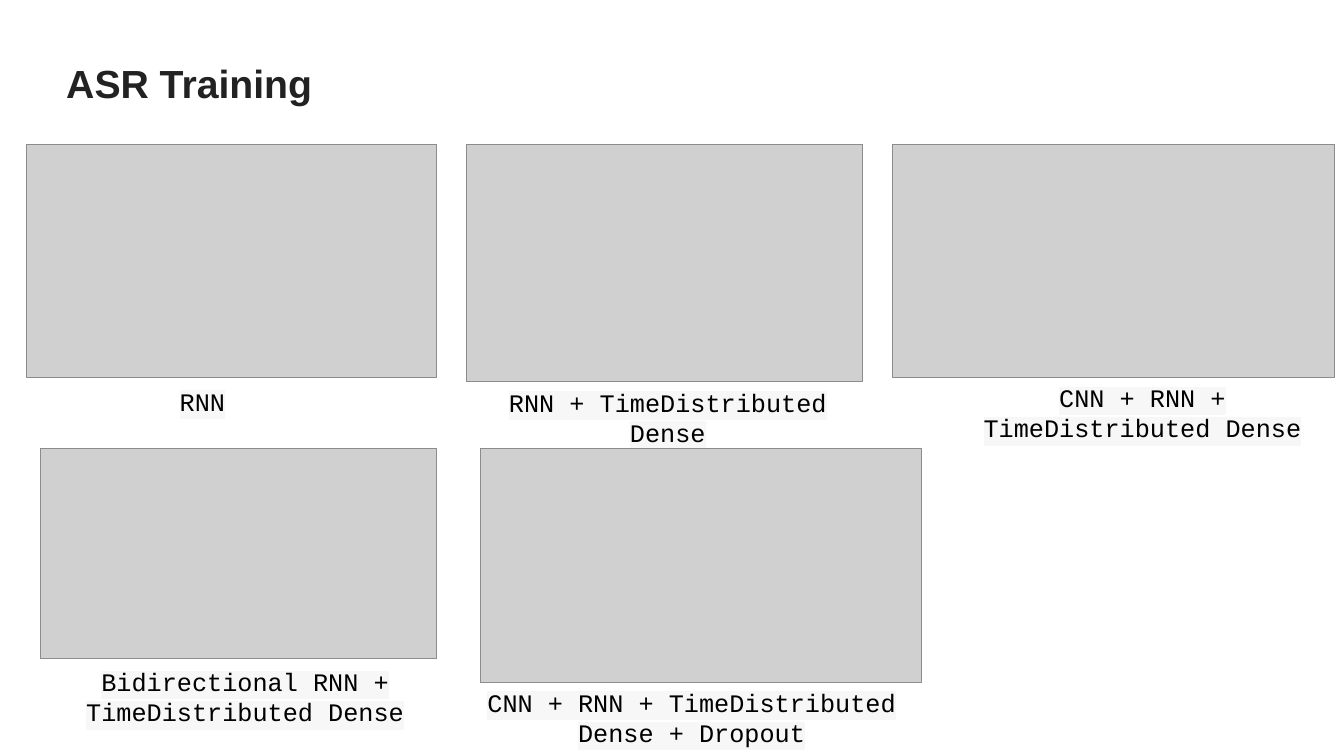
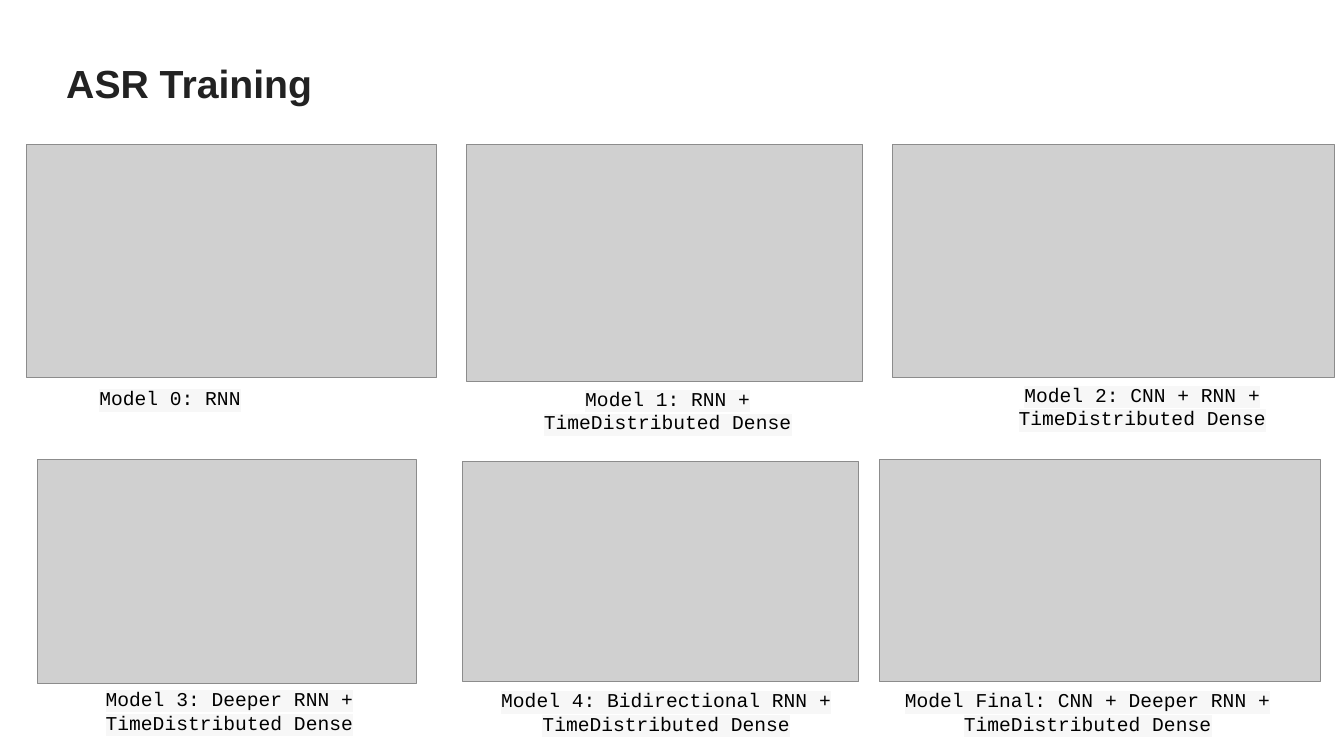
Before and after one commit to ravi-devgoblet/iisc_cohort4_group6_capstone, a slide deck: slide 5 of project_docs/Group 6 Capstone Project Presentation.pptx (slide 4 before the commit). Drawn at 1344x756 pixels with LibreOffice and Linux fonts; fonts in the diff are those of the drawing; grey boxes stand for pictures. Boxes give left, top, right and bottom in pixels: in the first picture for what was removed or moved away, otherwise in the second. Text is boxed around its words. In the diff, an @@ line names an element or a change of style, - is before the commit and + after.

```diff
--- a/project_docs/Group 6 Capstone Project Presentation.pptx
+++ b/project_docs/Group 6 Capstone Project Presentation.pptx
@@ text at (1019,388,1266,426): text changed; size 18 to 14 pt @@
-CNN + RNN + TimeDistributed Dense
+Model 2: CNN + RNN + TimeDistributed Dense
@@ text at (99,391,240,406): text changed; size 18 to 14 pt @@
-RNN
+Model 0: RNN
@@ text at (544,392,791,430): text changed; size 18 to 14 pt @@
-RNN + TimeDistributed Dense
+Model 1: RNN + TimeDistributed Dense
@@ picture added at (38,460,417,684) @@
@@ picture: place and size @@
-picture at (40,449,437,658)
+picture at (463,462,859,683)
@@ picture: place and size @@
-picture at (480,449,922,683)
+picture at (879,460,1321,683)
@@ text added at (106,692,353,731), 14 pt, text #000000 @@
+Model 3: Deeper RNN + TimeDistributed Dense
@@ text at (501,693,807,732): text changed; size 18 to 14 pt @@
-Bidirectional RNN + TimeDistributed Dense
+Model 4: Bidirectional RNN + TimeDistributed Dense
@@ text at (905,693,1246,732): text changed; size 18 to 14 pt @@
-CNN + RNN + TimeDistributed Dense + Dropout
+Model Final: CNN + Deeper RNN + TimeDistributed Dense
```
Also in this commit, not shown: 2 other slides changed, 4 slides added, 4 slides removed.
